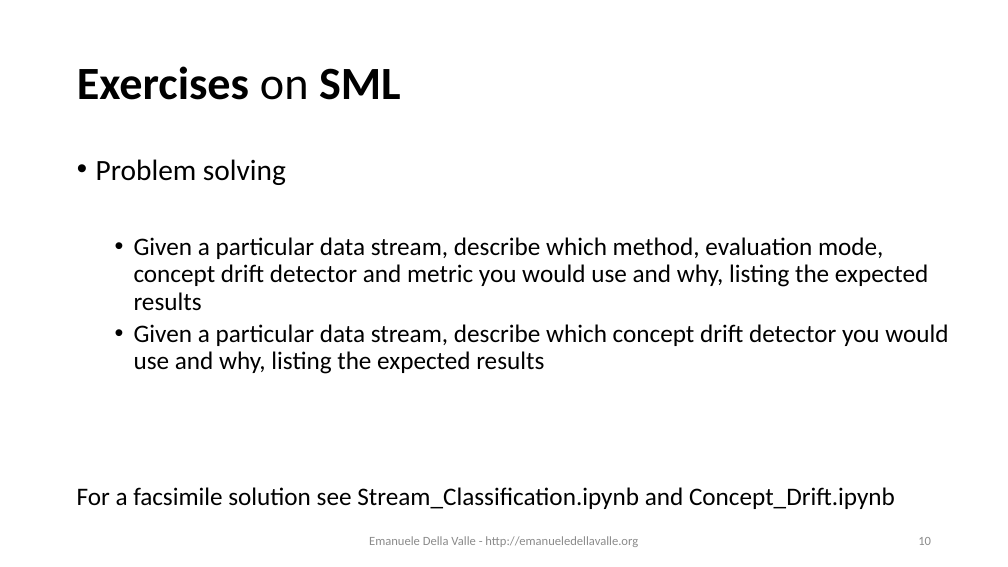
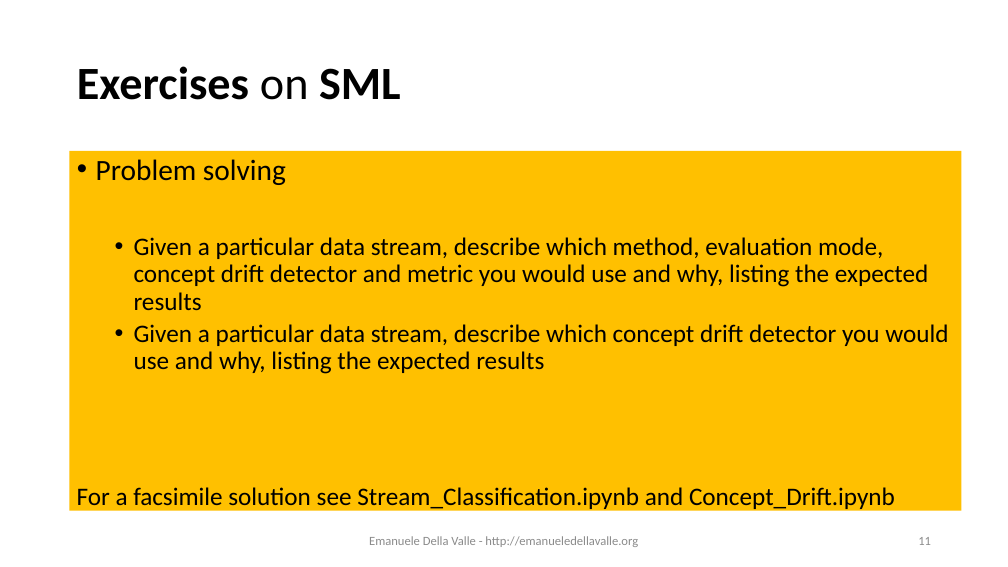
Before and after one commit to emanueledellavalle/streaming-data-analytics, a slide deck: slide 11 of lectures/14_SDS_exam-preview/14_Streaming-Data-Science_exam-preview.pptx (slide 10 before the commit). Drawn at 1008x567 pixels with LibreOffice and Linux fonts; fonts in the diff are those of the drawing. Boxes give left, top, right and bottom in pixels: in the first picture for what was removed or moved away, otherwise in the second. Text is boxed around its words. In the diff, an @@ line names an element or a change of style, - is before the commit and + after.

```diff
--- a/lectures/14_SDS_exam-preview/14_Streaming-Data-Science_exam-preview.pptx
+++ b/lectures/14_SDS_exam-preview/14_Streaming-Data-Science_exam-preview.pptx
@@ text "Problem solving" resized from (x1=96, y1=159, x2=948, y2=374) to (x1=70, y1=151, x2=962, y2=511) @@
@@ text "Problem solving" at (x1=70, y1=151, x2=962, y2=511): fill none to #FFC000 @@
@@ page number at (x1=918, y1=537, x2=931, y2=545): text changed @@
-10
+11
```
Also in this commit, not shown: 10 other slides changed, 2 slides added.
